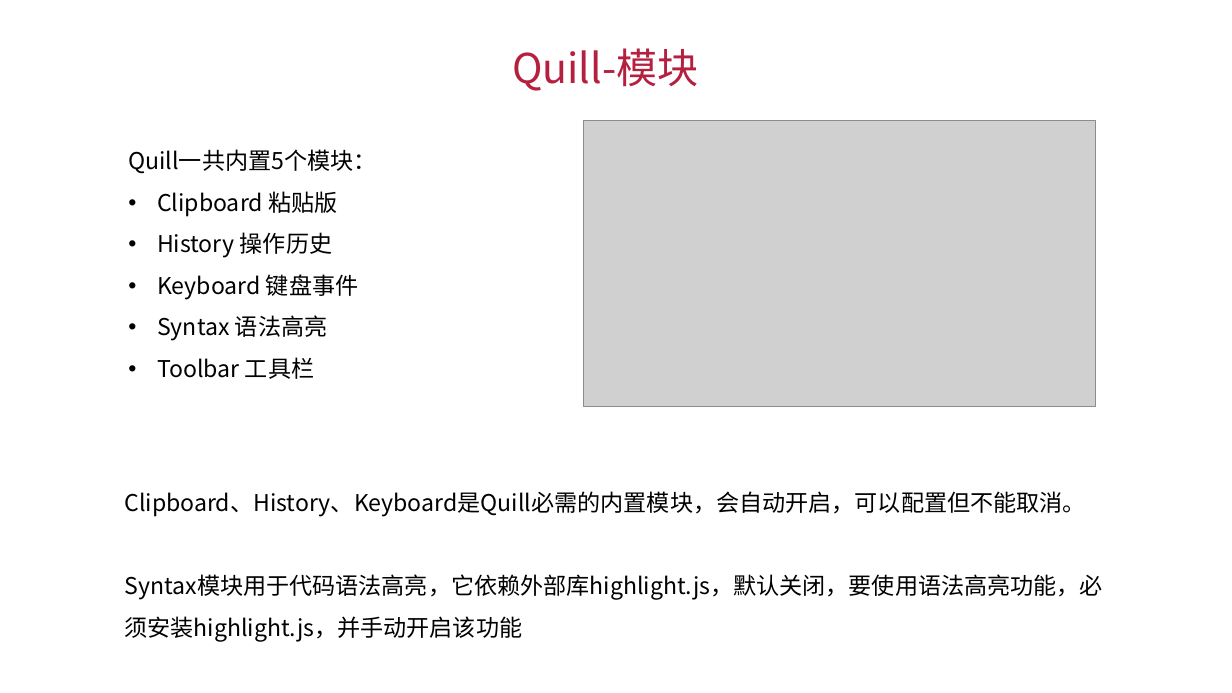
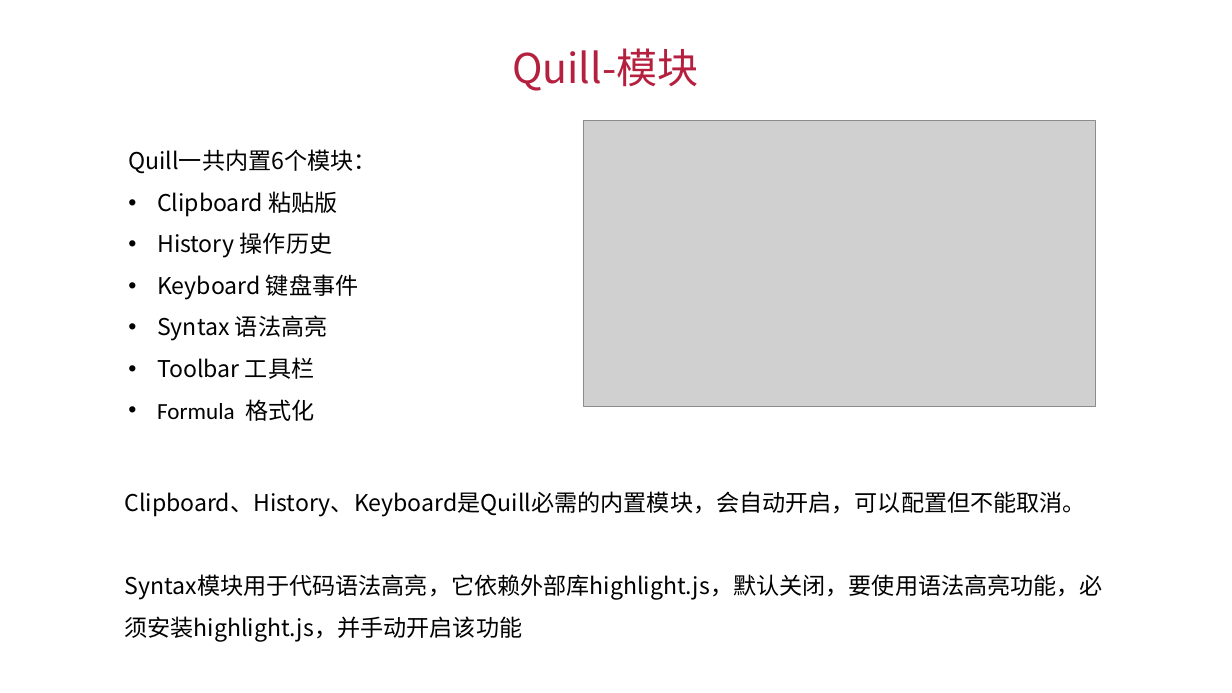
Before and after one commit to LINZJAI/editor-demo, a slide deck: slide 17 of 富文本编辑器初探(1)/富文本编辑器初探(1).pptx. Drawn at 1232x693 pixels with LibreOffice and Linux fonts; fonts in the diff are those of the drawing; grey boxes stand for pictures. Boxes give left, top, right and bottom in pixels: in the first picture for what was removed or moved away, otherwise in the second. Text is boxed around its words. In the diff, an @@ line names an element or a change of style, - is before the commit and + after.

```diff
--- a/富文本编辑器初探(1)/富文本编辑器初探(1).pptx
+++ b/富文本编辑器初探(1)/富文本编辑器初探(1).pptx
@@ text at bbox=[128, 149, 376, 174]: text changed @@
-Quill一共内置5个模块：
+Quill一共内置6个模块：
@@ text at bbox=[157, 399, 314, 421]: paragraph added @@
+• Formula 格式化
```
Also in this commit, not shown: 6 other slides changed.
